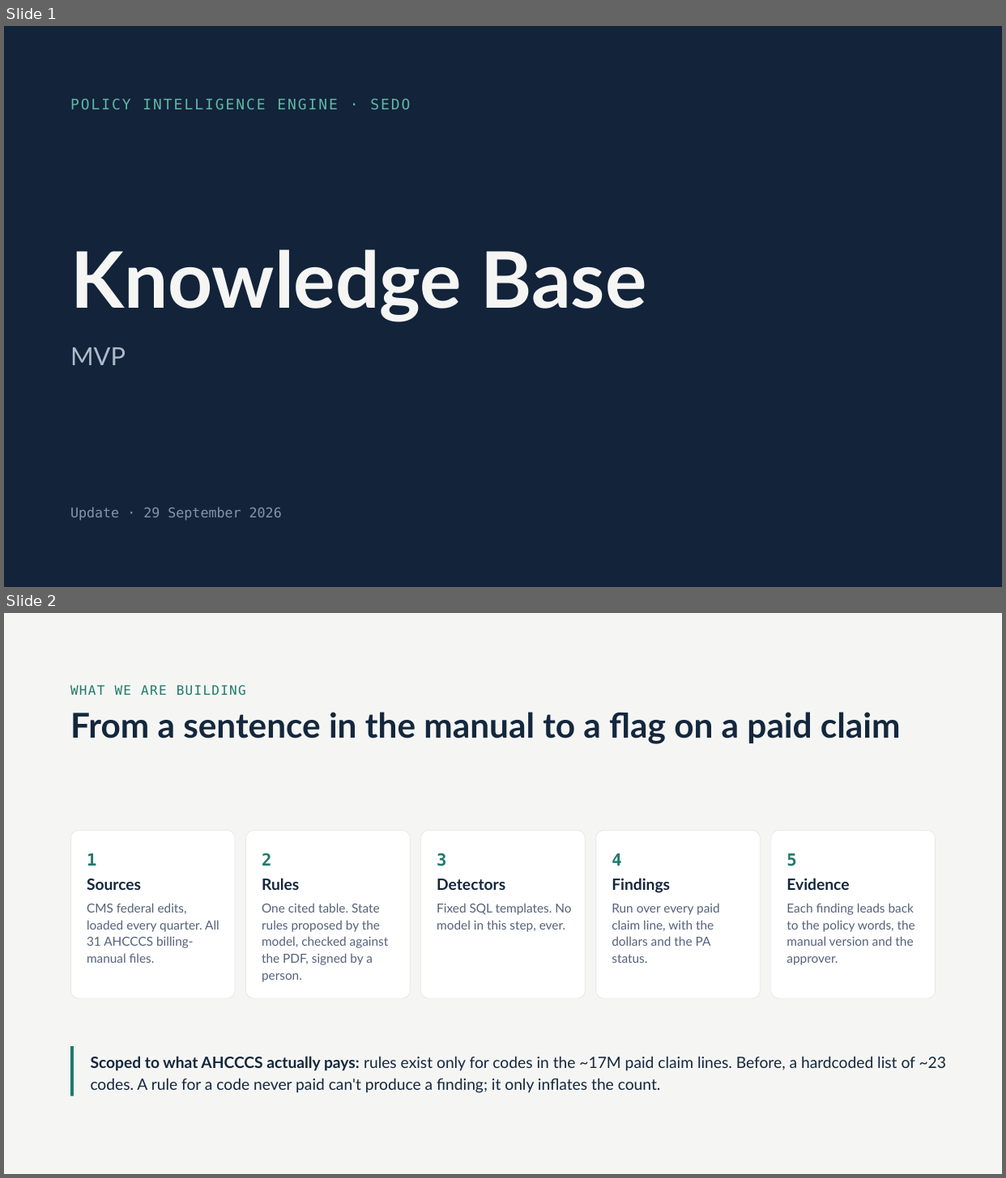
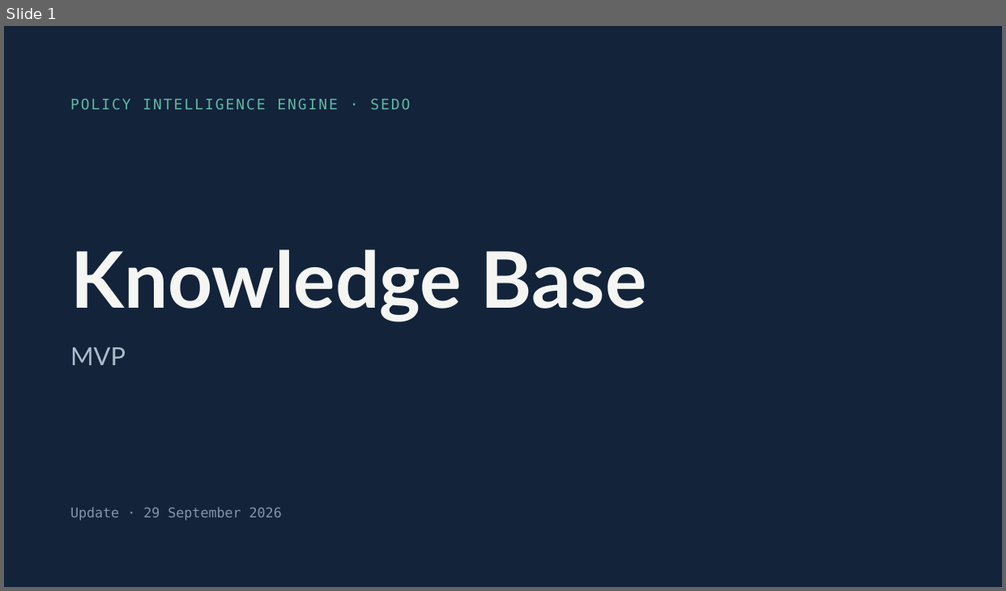
Before and after one commit to Sedozan/policy_intelligence, a slide deck: Knowledge Base MVP.pptx. Shown one above the other, each under a label of ours: slides 1 and 2 before the commit, slide 1 after it. The pictures are 1006x1178 and 1006x591 pixels, drawn with LibreOffice and Linux fonts; fonts in the diff are those of the drawing. Boxes give left, top, right and bottom in pixels: in the first picture for what was removed or moved away, otherwise in the second. Text is boxed around its words. In the diff, an @@ line names an element or a change of style, - is before the commit and + after.

```diff
--- a/Knowledge Base MVP.pptx
+++ b/Knowledge Base MVP.pptx
@@ slide 2 removed at [4, 613, 1002, 1174], background #F5F6F4 @@
@@ text removed at [70, 685, 246, 696] @@
-WHAT WE ARE BUILDING
@@ text removed at [70, 712, 901, 744] @@
-From a sentence in the manual to a flag on a paid claim
@@ rounded rectangle removed at [70, 830, 235, 999] @@
@@ rounded rectangle removed at [246, 830, 410, 999] @@
@@ rounded rectangle removed at [421, 830, 585, 999] @@
@@ rounded rectangle removed at [596, 830, 760, 999] @@
@@ rounded rectangle removed at [771, 830, 936, 999] @@
@@ text removed at [87, 854, 96, 866] @@
-1
@@ text removed at [262, 853, 271, 866] @@
-2
@@ text removed at [437, 853, 446, 867] @@
-3
@@ text removed at [612, 854, 621, 866] @@
-4
@@ text removed at [786, 854, 796, 867] @@
-5
@@ text removed at [87, 879, 141, 890] @@
-Sources
@@ text removed at [262, 878, 299, 890] @@
-Rules
@@ text removed at [437, 879, 505, 890] @@
-Detectors
@@ text removed at [612, 878, 670, 893] @@
-Findings
@@ text removed at [786, 878, 849, 890] @@
-Evidence
@@ text removed at [87, 903, 219, 963] @@
-CMS federal edits, loaded every quarter. All 31 AHCCCS billing-manual files.
@@ text removed at [262, 903, 389, 982] @@
-One cited table. State rules proposed by the model, checked against the PDF, signed by a person.
@@ text removed at [437, 903, 571, 932] @@
-Fixed SQL templates. No model in this step, ever.
@@ text removed at [612, 903, 720, 963] @@
-Run over every paid claim line, with the dollars and the PA status.
@@ text removed at [786, 903, 915, 965] @@
-Each finding leads back to the policy words, the manual version and the approver.
@@ line removed from (72, 1046) to (72, 1097) @@
@@ text removed at [91, 1056, 946, 1093] @@
-Scoped to what AHCCCS actually pays: rules exist only for codes in the ~17M paid claim lines. Before, a hardcoded list of ~23 codes. A rule for a code never paid can't produce a finding; it only inflates the count.
```
Also in this commit, not shown: 3 slides changed, 5 slides added, 6 other slides removed.
